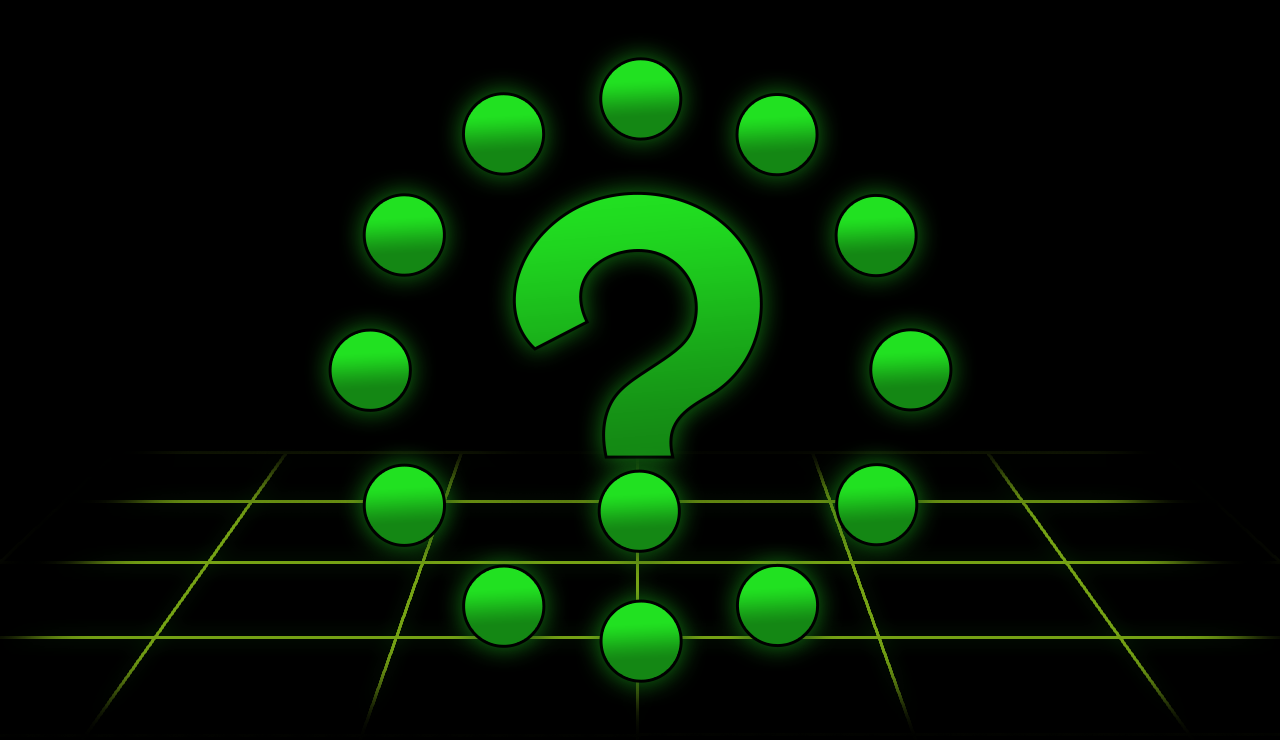
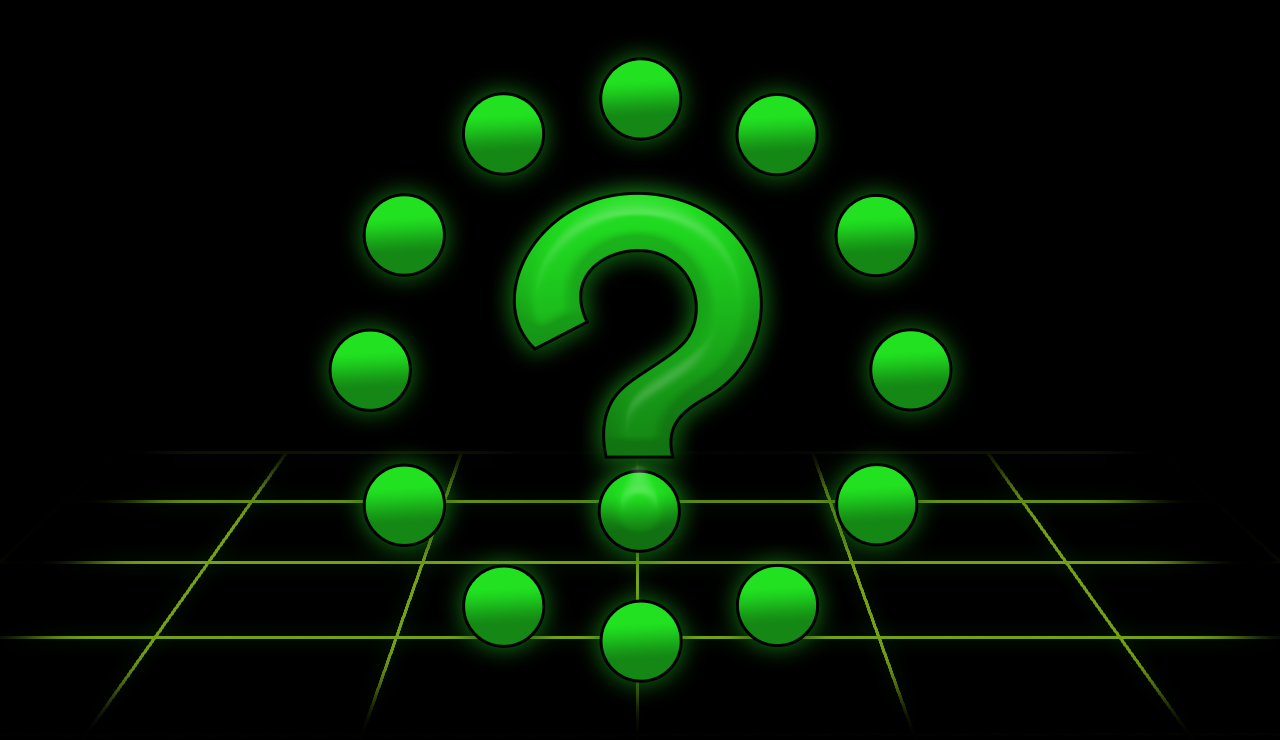
Layers edited between the first and the second 1280 x 740 image:
added group "Group 2" with 1 layers in group "Question Mark" over (512, 191, 763, 459)
moved "Question Mark" (2nd of 2, in "Style 2" › "Question Mark" › "Group 2") into group "Group 2", painted on it over (512, 191, 763, 459)
